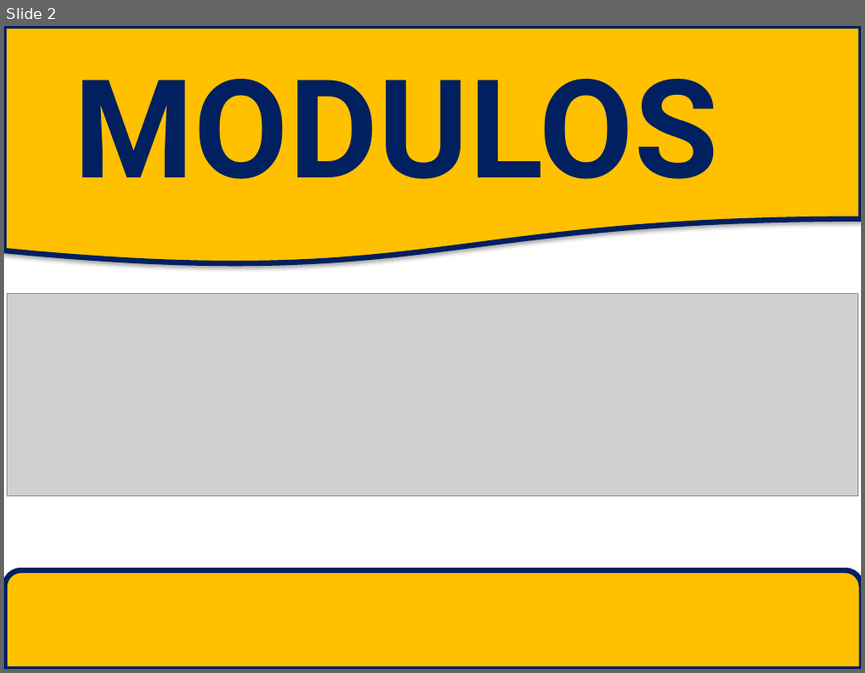
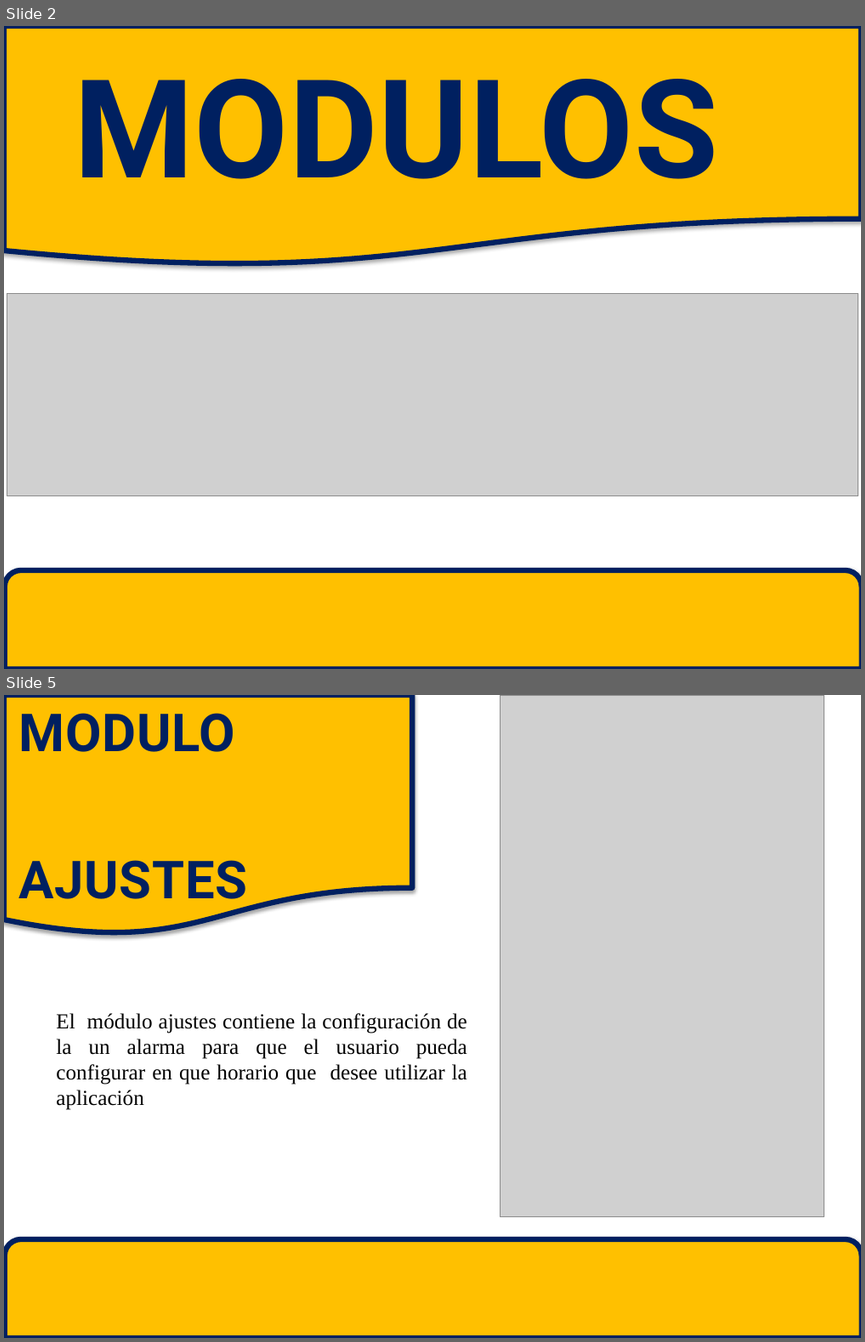
Before and after one commit to mayuri7/Requerimeintos, a slide deck: DOCUMENTACIÓN/APPRECETA.pptx. Shown one above the other, each under a label of ours: slide 2 before the commit, slides 2 and 5 after it; the slides between them are not shown. The pictures are 865x673 and 865x1342 pixels, drawn with LibreOffice and Linux fonts; fonts in the diff are those of the drawing; grey boxes stand for pictures. Boxes give left, top, right and bottom in pixels: in the first picture for what was removed or moved away, otherwise in the second. Text is boxed around its words. In the diff, an @@ line names an element or a change of style, - is before the commit and + after.

```diff
--- a/DOCUMENTACIÓN/APPRECETA.pptx
+++ b/DOCUMENTACIÓN/APPRECETA.pptx
@@ slide 5 added at bbox=[4, 695, 861, 1338], background #FFFFFF @@
@@ flow chart document added at bbox=[4, 695, 412, 936], fill #FFC000, outline #002060 4.5 pt @@
@@ text added at bbox=[18, 713, 247, 911], 44 pt, text #002060, bold @@
+MODULO
+AJUSTES
@@ picture added at bbox=[500, 695, 824, 1217] @@
@@ text added at bbox=[56, 1013, 467, 1110], 18 pt, text #000000 @@
+El módulo ajustes contiene la configuración de la un alarma para que el usuario pueda configurar en que horario que desee utilizar la aplicación
@@ round same rect added at bbox=[5, 1239, 861, 1338], fill #FFC000, outline #002060 4.5 pt @@
```
Also in this commit, not shown: 2 slides changed, 3 other slides added, 2 slides removed, 1 other file.
